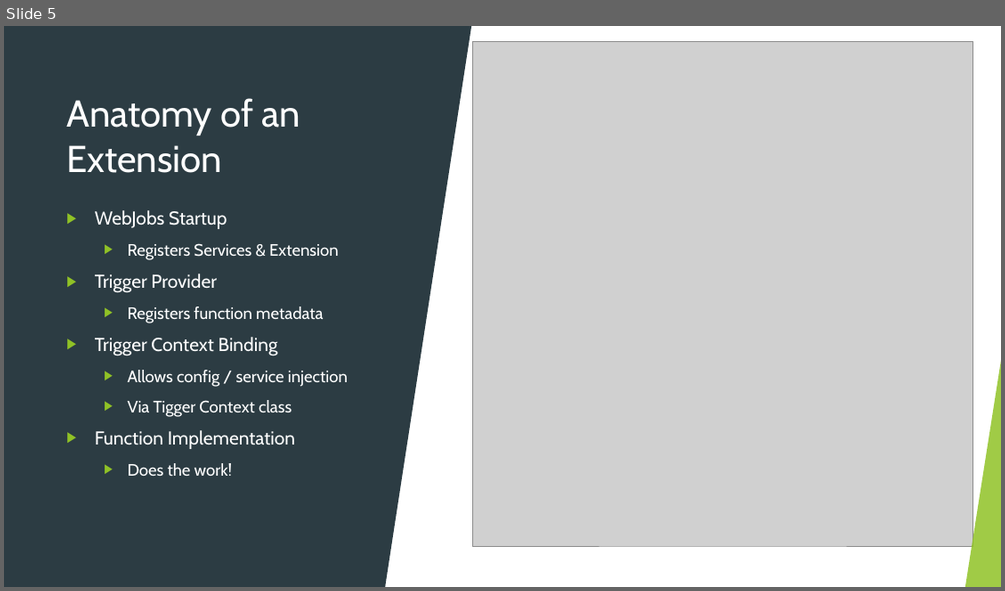
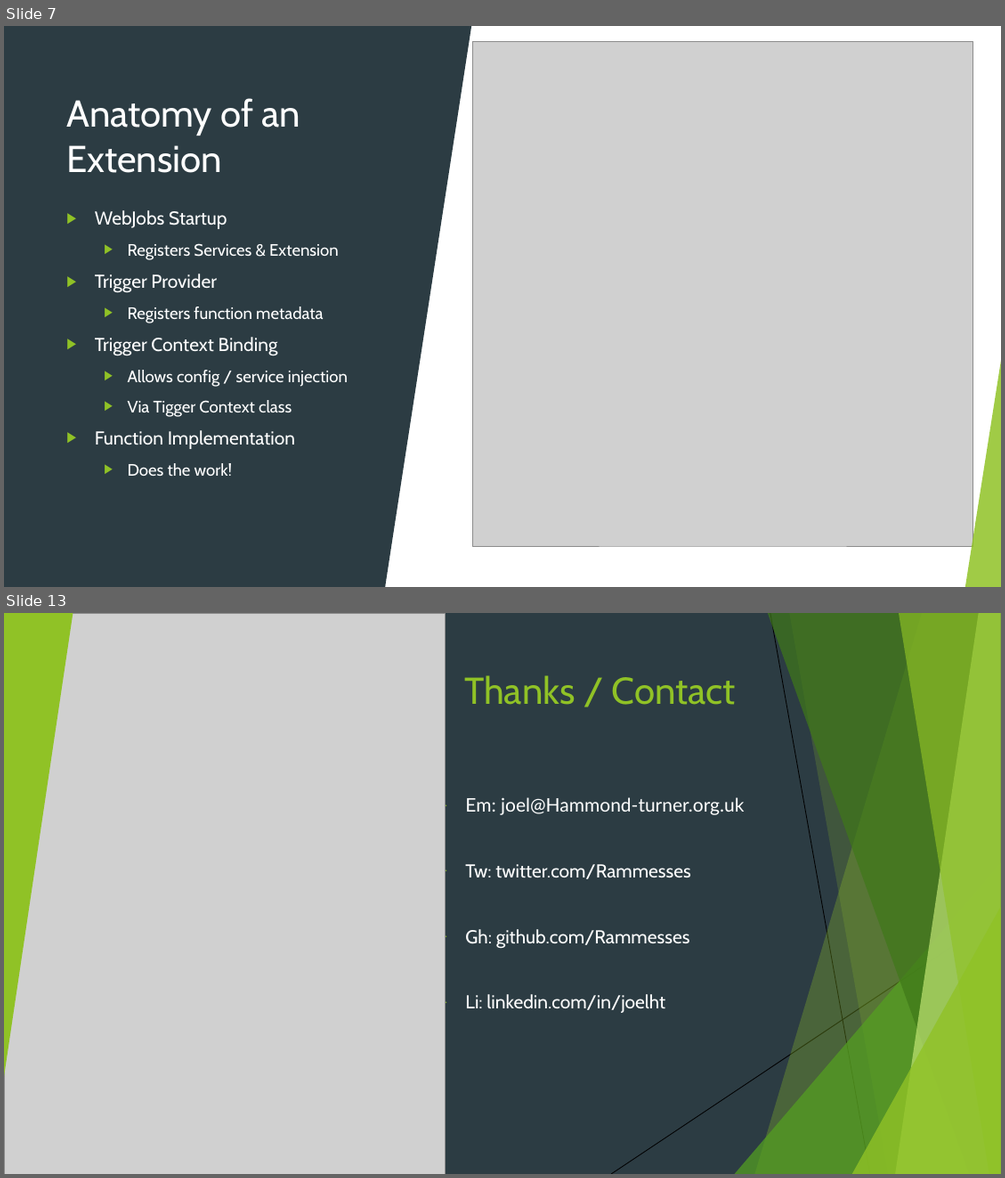
Before and after one commit to Rammesses/Azure.Functions.HealthEndpoints, a slide deck: Global Azure London - 2023-05-12.pptx. Shown one above the other, each under a label of ours: slide 5 before the commit, slides 7 and 13 after it; the slides between them are not shown. The pictures are 1005x591 and 1005x1178 pixels, drawn with LibreOffice and Linux fonts; fonts in the diff are those of the drawing; grey boxes stand for pictures. Boxes give left, top, right and bottom in pixels: in the first picture for what was removed or moved away, otherwise in the second. Text is boxed around its words. In the diff, an @@ line names an element or a change of style, - is before the commit and + after.

```diff
--- a/Global Azure London - 2023-05-12.pptx
+++ b/Global Azure London - 2023-05-12.pptx
@@ slide 13 added at [4,613,1001,1174], background #2C3C43; not listed: 8 template elements that a slide beside it also shows @@
@@ picture added at [4,613,445,1174] @@
@@ triangle added at [4,613,73,1077], fill #90C226 @@
@@ line added from (770, 613) to (870, 1174), #000000 0.75 pt @@
@@ title added at [464,675,736,705], 36 pt, text #90C226 @@
+Thanks / Contact
@@ text added at [465,797,744,1013], 18 pt, text #FFFFFF @@
+▶ Em: joel@Hammond-turner.org.uk
+▶ Tw: twitter.com/Rammesses
+▶ Gh: github.com/Rammesses
+▶ Li: linkedin.com/in/joelht
@@ line added from (1001, 915) to (611, 1174), #000000 0.75 pt @@
@@ what was slide 5 is now slide 7 @@
```
Also in this commit, not shown: 2 slides changed, 6 other slides added.
